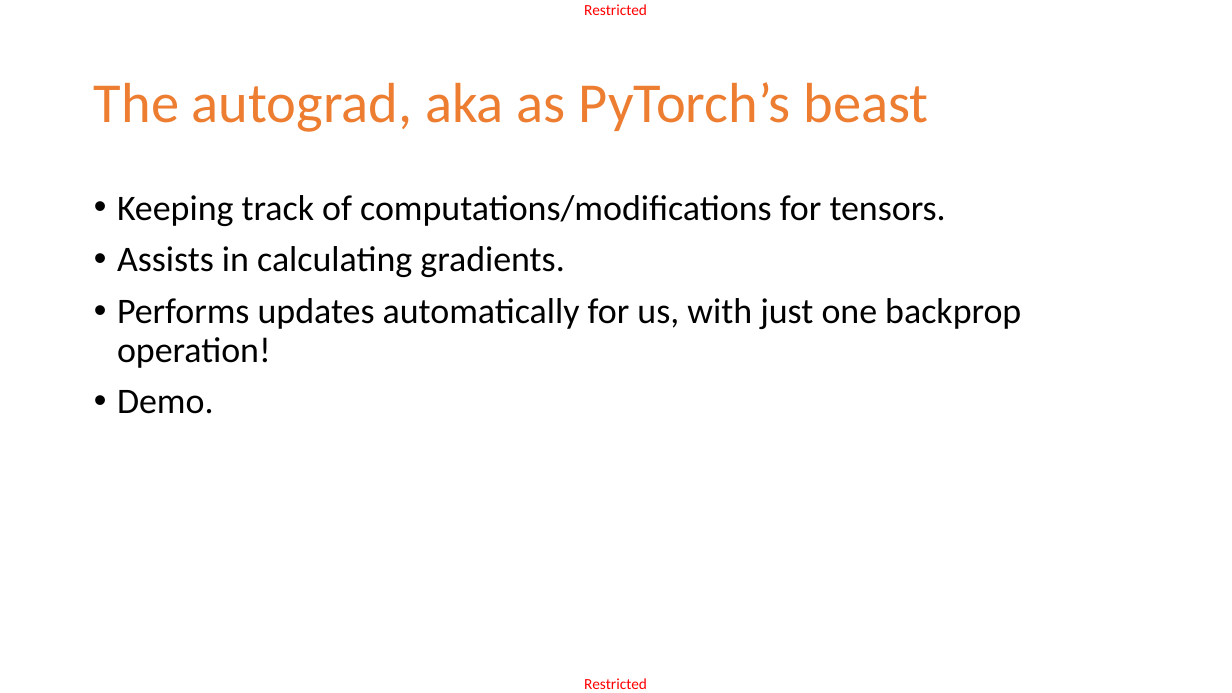
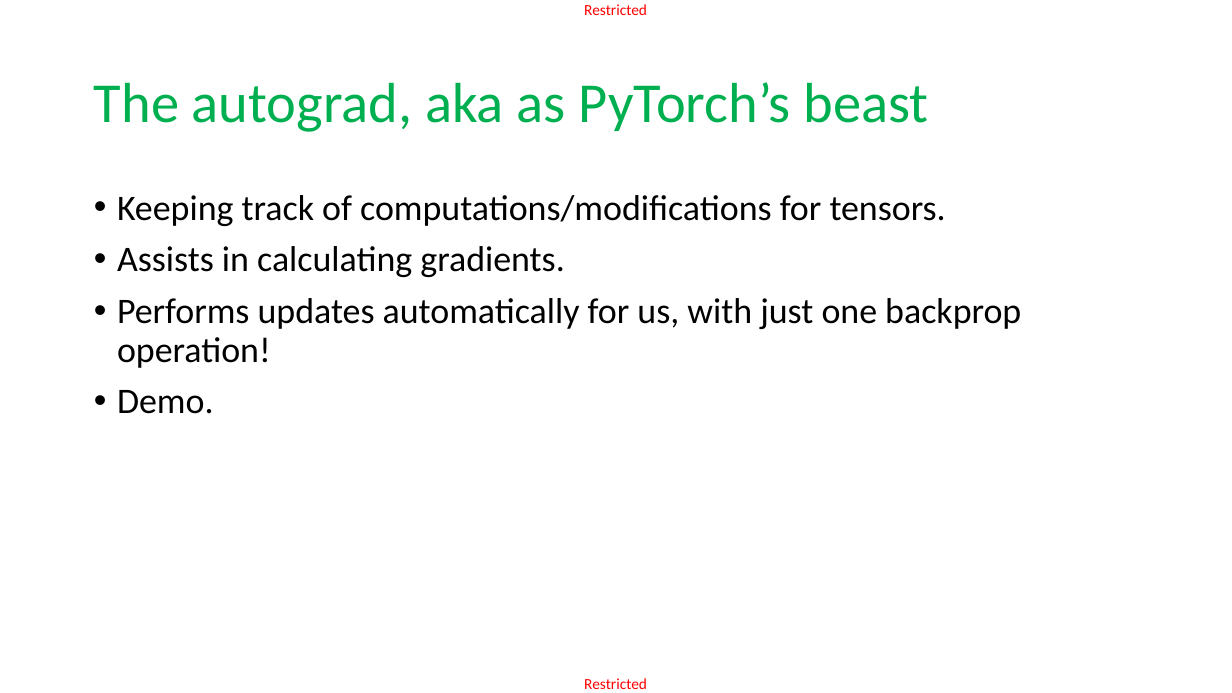
Before and after one commit to matthieudemari/SUTD_DL_50_039, a slide deck: slide 42 of Extras/Org.pptx. Drawn at 1232x693 pixels with LibreOffice and Linux fonts; fonts in the diff are those of the drawing. Boxes give left, top, right and bottom in pixels: in the first picture for what was removed or moved away, otherwise in the second. Text is boxed around its words. In the diff, an @@ line names an element or a change of style, - is before the commit and + after.

```diff
--- a/Extras/Org.pptx
+++ b/Extras/Org.pptx
@@ title "The autograd, aka as PyTorch’s ..." at (94,82,929,132): text colour #ED7D31 to #00B050 @@
```
Also in this commit, not shown: 50 other slides changed, 3 other files.
